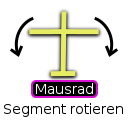
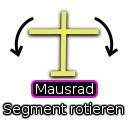
Before/after of a (128, 128) layered artwork. What changed in the layer stack:
painted on "Segment rotieren" over [4, 103, 123, 117]
painted on "Drop Shadow #2" over [2, 101, 125, 119]
